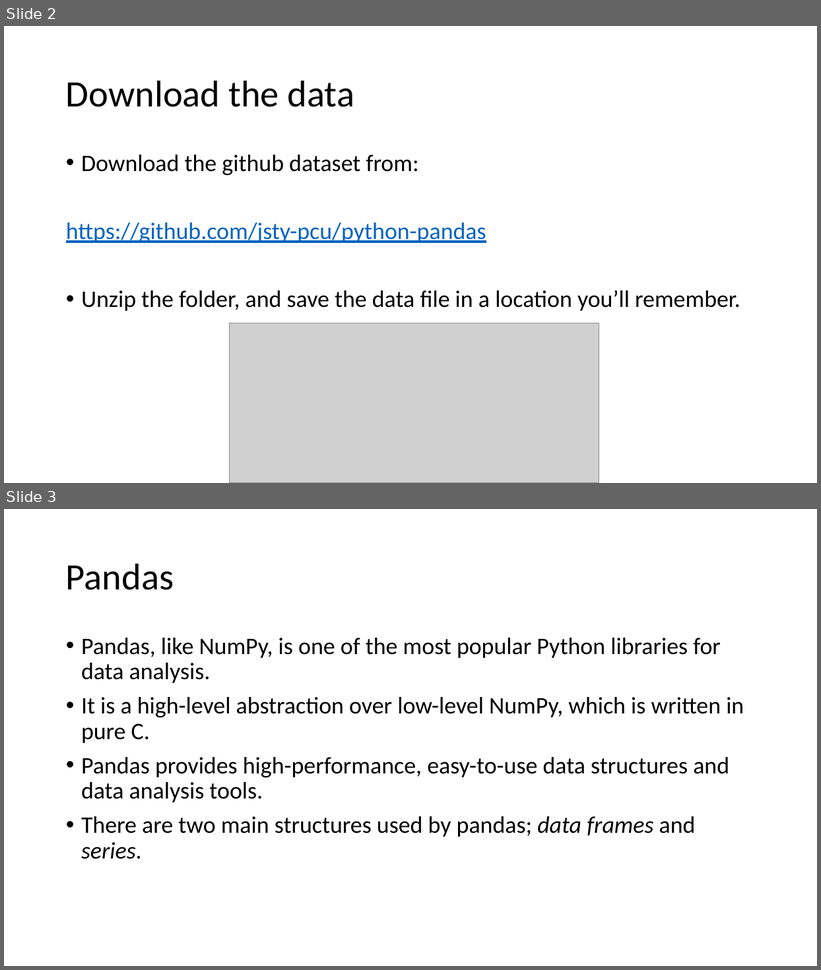
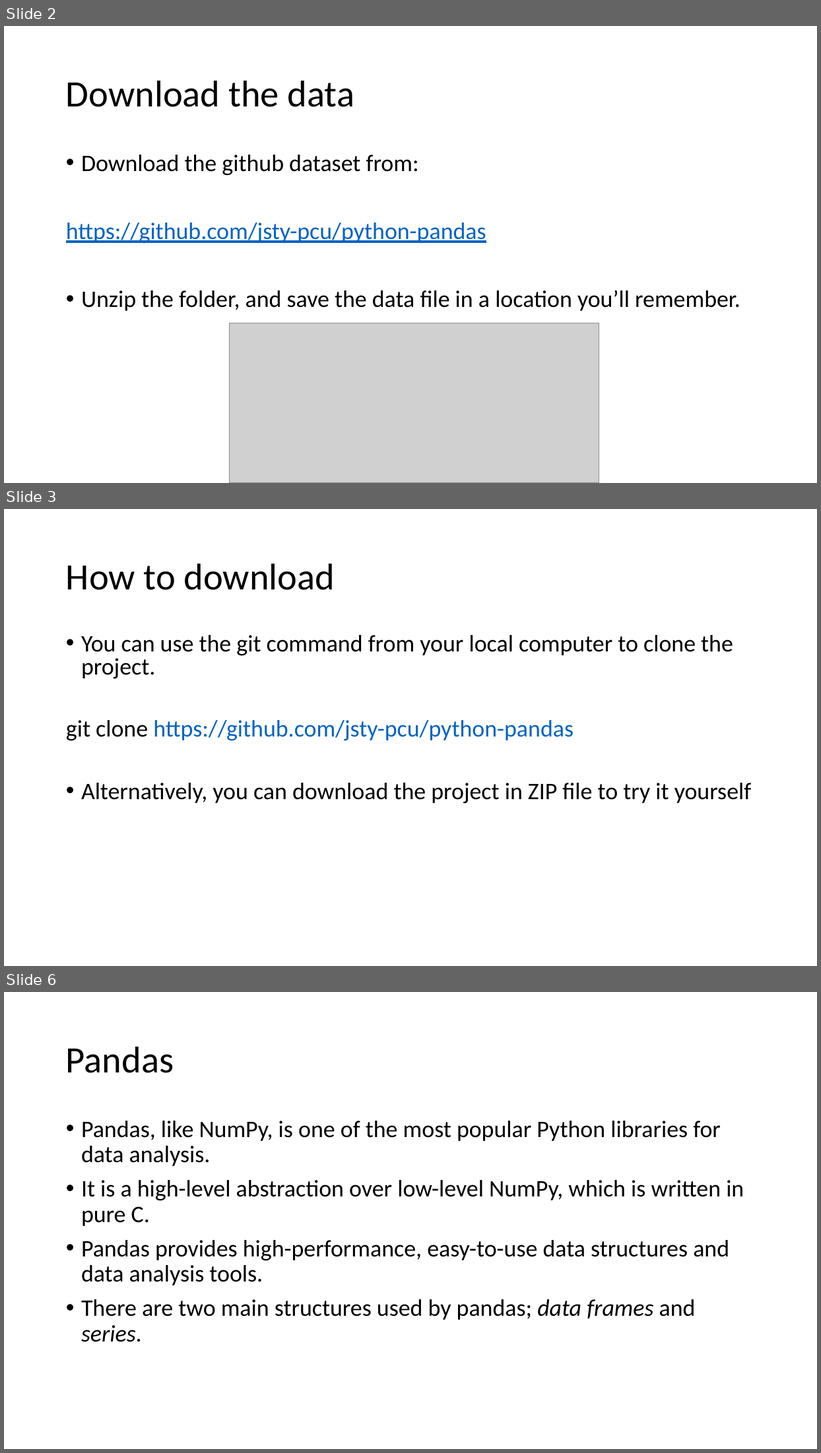
Before and after one commit to jsty-pcu/python-pandas, a slide deck: Data Analysis and Visualisation with Python Pandas.pptx. Shown one above the other, each under a label of ours: slides 2 and 3 before the commit, slides 2, 3 and 6 after it; the slides between them are not shown. The pictures are 821x970 and 821x1453 pixels, drawn with LibreOffice and Linux fonts; fonts in the diff are those of the drawing; grey boxes stand for pictures. Boxes give left, top, right and bottom in pixels: in the first picture for what was removed or moved away, otherwise in the second. Text is boxed around its words. In the diff, an @@ line names an element or a change of style, - is before the commit and + after.

Commit message:
Added instructions on cloning the project

```diff
--- a/Data Analysis and Visualisation with Python Pandas.pptx
+++ b/Data Analysis and Visualisation with Python Pandas.pptx
@@ slide 3 added at (4,509,817,966), background #FFFFFF @@
@@ title added at (66,563,335,590), 44 pt, text #000000 @@
+How to download
@@ text added at (66,635,752,803), 28 pt, text #000000 @@
+• You can use the git command from your local computer to clone the project.
+git clone https://github.com/jsty-pcu/python-pandas
+• Alternatively, you can download the project in ZIP file to try it yourself
@@ what was slide 3 is now slide 6 @@
```
Also in this commit, not shown: 2 other slides added.
